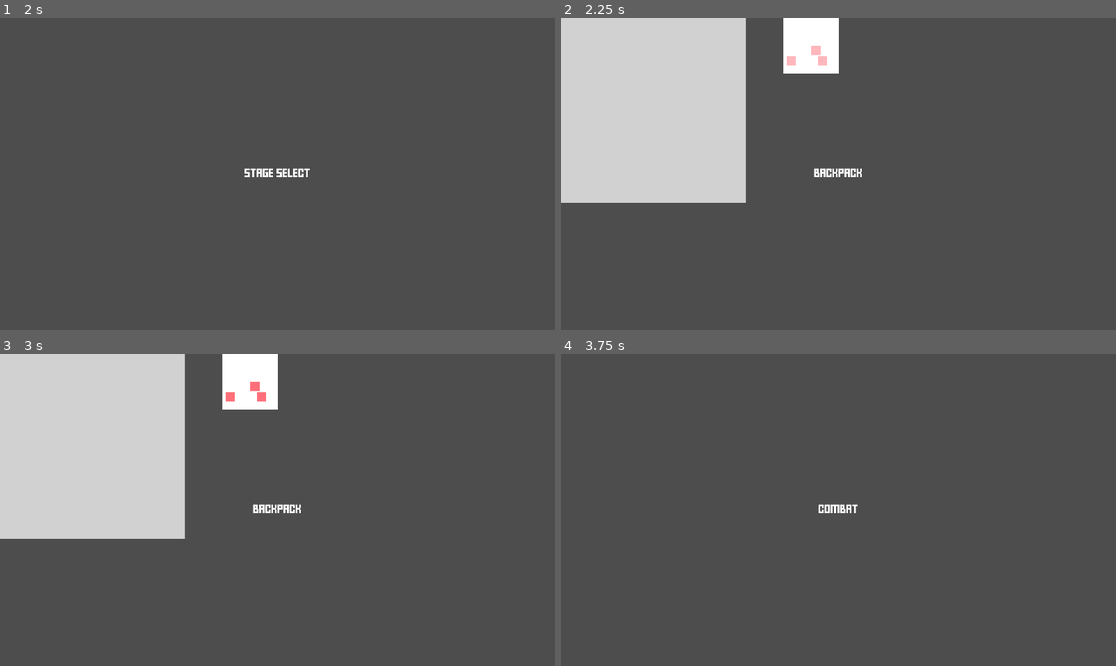
Above: before the commit, frames 1-4 (two rows, left to right).
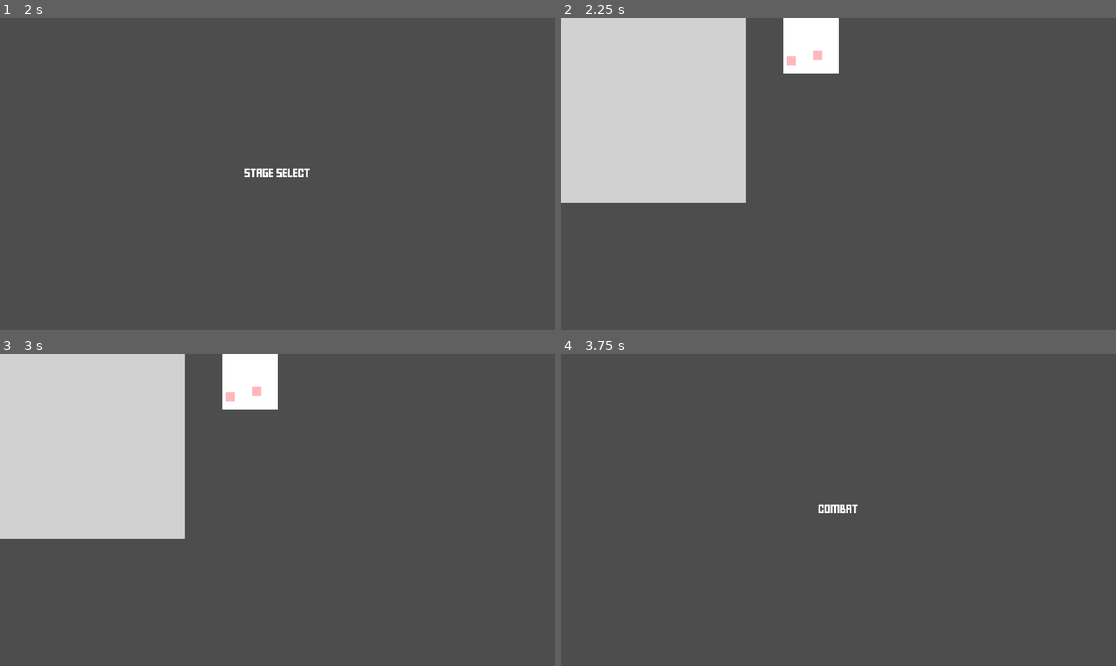
Above: after the commit, the same moments.

Repository: rrebane/ld-54-chelys
Game: Godot game, scene res://ui/main_menu.tscn
Two runs of this game, one before a commit and one after it. Both use one fixed random seed, a clock stepped at 60 frames per second and the inputs below.
Inputs (mouse positions are in pixels of both pictures, inside the frame that each line leads up to):
- Up to frame 1 (2 s): click "Play!" at 0.5 s; tap Enter at 1.25 s; move the mouse to (399, 158) at 1.27 s; click (399, 158) at 1.42 s
- Up to frame 2 (2.25 s): tap Space (debug_combat_phase) at 2 s; move the mouse to (727, 189) at 2.02 s; click (727, 189) at 2.17 s
- Up to frame 3 (3 s): tap Enter at 2.75 s; move the mouse to (260, 397) at 2.77 s; click (260, 397) at 2.92 s
- Up to frame 4 (3.75 s): tap Space (debug_combat_phase) at 3.5 s; move the mouse to (788, 397) at 3.52 s; click (788, 397) at 3.67 s

Frame 1 is identical in both runs. In frame 2, 0.3% of the frame differs, in the area x 45-55%, y 8-52%; in frame 3, 0.4%, in the area x 40-55%, y 8-52%; in frame 4, nothing differs.
Error after the commit: Attempt to call function 'hide' in base 'null instance' on a null instance. (res://scenes/backpack.gd:16)

Commit message:
Minor fixes to inventory

Diff:
--- a/scenes/backpack.tscn
+++ b/scenes/backpack.tscn
@@ -1,10 +1,9 @@
-[gd_scene load_steps=6 format=3 uid="uid://dtaxax47wrytn"]
+[gd_scene load_steps=5 format=3 uid="uid://dtaxax47wrytn"]
 
 [ext_resource type="Script" path="res://scenes/backpack.gd" id="1_6ncac"]
 [ext_resource type="PackedScene" uid="uid://blfwt68jqu2yb" path="res://scenes/inventory.tscn" id="1_i75je"]
 [ext_resource type="Texture2D" uid="uid://t5tvey18s7s0" path="res://assets/graphics/stash_bg.png" id="2_8qf5s"]
 [ext_resource type="PackedScene" uid="uid://b4skg2ijqqxkl" path="res://scenes/item.tscn" id="3_y7urc"]
-[ext_resource type="Theme" uid="uid://b1rse5hojok5d" path="res://assets/ui_themes/Default.tres" id="5_c5of8"]
 
 [node name="Backpack" type="Node2D"]
 script = ExtResource("1_6ncac")
@@ -19,36 +18,8 @@
 position = Vector2(0, 79)
 texture = ExtResource("2_8qf5s")
 
-[node name="Item3" parent="Node2D/StashBg" instance=ExtResource("3_y7urc")]
-position = Vector2(23, 36)
-
 [node name="Item" parent="Node2D/StashBg" instance=ExtResource("3_y7urc")]
 position = Vector2(-86, 36)
 
 [node name="Item2" parent="Node2D/StashBg" instance=ExtResource("3_y7urc")]
-
-[node name="CanvasLayer" type="CanvasLayer" parent="."]
-
-[node name="Control" type="Control" parent="CanvasLayer"]
-layout_mode = 3
-anchors_preset = 15
-anchor_right = 1.0
-anchor_bottom = 1.0
-grow_horizontal = 2
-grow_vertical = 2
-
-[node name="Label" type="Label" parent="CanvasLayer/Control"]
-layout_mode = 1
-anchors_preset = 8
-anchor_left = 0.5
-anchor_top = 0.5
-anchor_right = 0.5
-anchor_bottom = 0.5
-offset_left = -54.0
-offset_top = -13.0
-offset_right = 54.0
-offset_bottom = 13.0
-grow_horizontal = 2
-grow_vertical = 2
-theme = ExtResource("5_c5of8")
-text = "BACKPACK"
+position = Vector2(6, 17)
--- a/scenes/item.tscn
+++ b/scenes/item.tscn
@@ -21,27 +21,7 @@
 func _physics_process(delta):
 	if in_place:
 		return
-
-	if not is_selected:
-		if Input.is_action_just_pressed(\"ui_accept\"):
-			var areas = get_overlapping_areas()
-			if areas.size() == 0:
-				set_in_place()
-
-
-		var new_position = global_position
-
-		if Input.is_action_just_pressed(\"ui_left\"):
-			new_position.x -= 32
-		if Input.is_action_just_pressed(\"ui_right\"):
-			new_position.x += 32
-		if Input.is_action_just_pressed(\"ui_up\"):
-			new_position.y -= 32
-		if Input.is_action_just_pressed(\"ui_down\"):
-			new_position.y += 32
-
-		global_position = new_position
-	else:
+	elif is_selected:
 		followMouse()
 
 	if is_over_inventory:
@@ -58,12 +38,14 @@
 
 
 func _on_input_event(viewport, event, shape_idx):
+	print(\"called me\")
 	if event is InputEventMouseButton and event.button_index == MOUSE_BUTTON_LEFT:
-		if event.pressed:
+		if event.pressed and not is_selected:
 			is_selected = true
-		else:
-			is_selected = false
-			set_in_place()
+			return
+		if event.pressed and is_selected:
+			if try_set():
+				is_selected = false
 	pass # Replace with function body.
 
 
@@ -84,9 +66,18 @@
 
 	pass # Replace with function body.
 
-func set_in_place():
-	in_place = true
-	modulate = Color(1, 1, 1, 1)
+func try_set():
+	var areas = get_overlapping_areas()
+	var is_blocked = false
+	for area in areas:
+		if area.is_in_group('item'):
+			is_blocked = true
+	if not is_blocked:
+		in_place = true
+		modulate = Color(1, 1, 1, 1)
+		return true
+	else:
+		return false
 "
 
 [sub_resource type="RectangleShape2D" id="RectangleShape2D_nwij5"]
